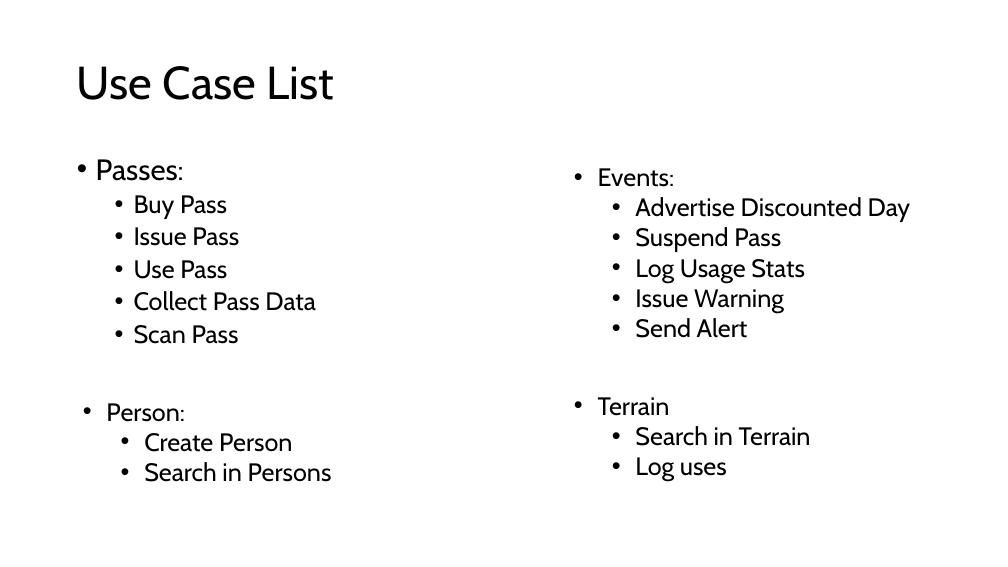
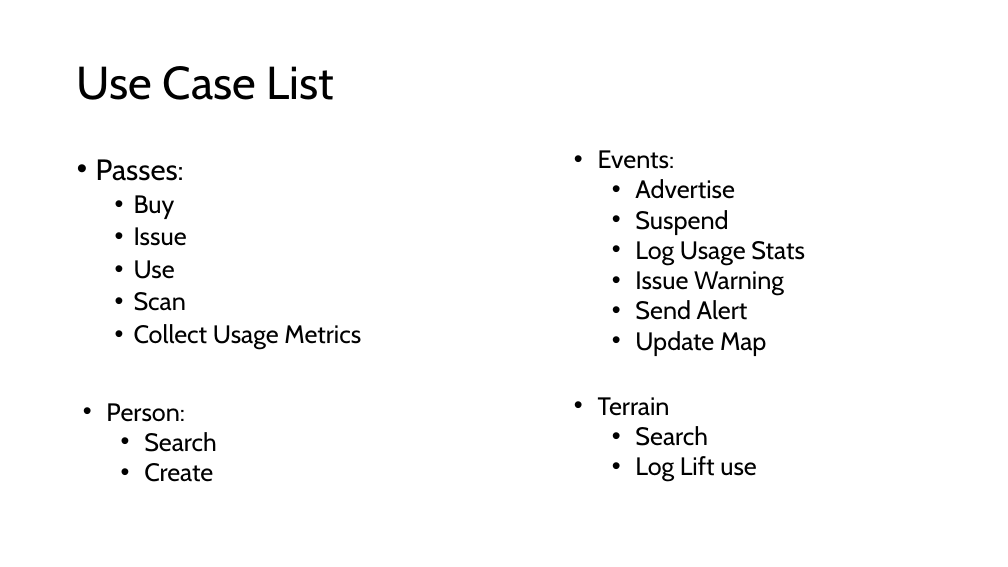
Before and after one commit to PapayaSupreme/SkiResort, a slide deck: slide 3 of Ski Resort.pptx. Drawn at 1008x567 pixels with LibreOffice and Linux fonts; fonts in the diff are those of the drawing. Boxes give left, top, right and bottom in pixels: in the first picture for what was removed or moved away, otherwise in the second. Text is boxed around its words. In the diff, an @@ line names an element or a change of style, - is before the commit and + after.

```diff
--- a/Ski Resort.pptx
+++ b/Ski Resort.pptx
@@ text "Events:" moved from (x1=598, y1=168, x2=910, y2=338) to (x1=598, y1=150, x2=805, y2=356) @@
@@ text at (x1=635, y1=179, x2=735, y2=235): text changed @@
-  • Advertise Discounted Day
-  • Suspend Pass
+  • Advertise
+  • Suspend
@@ text at (x1=134, y1=195, x2=361, y2=349): text changed @@
-  • Buy Pass
-  • Issue Pass
-  • Use Pass
-  • Collect Pass Data
-  • Scan Pass
+  • Buy
+  • Issue
+  • Use
+  • Scan
+  • Collect Usage Metrics
@@ text at (x1=635, y1=331, x2=766, y2=356): paragraph added @@
+  • Update Map
@@ text at (x1=144, y1=432, x2=217, y2=482): text changed @@
-  • Create Person
-  • Search in Persons
+  • Search
+  • Create
@@ text at (x1=635, y1=426, x2=757, y2=481): text changed @@
-  • Search in Terrain
-  • Log uses
+  • Search
+  • Log Lift use
```
Also in this commit, not shown: 5 other slides changed, 2 other files.
